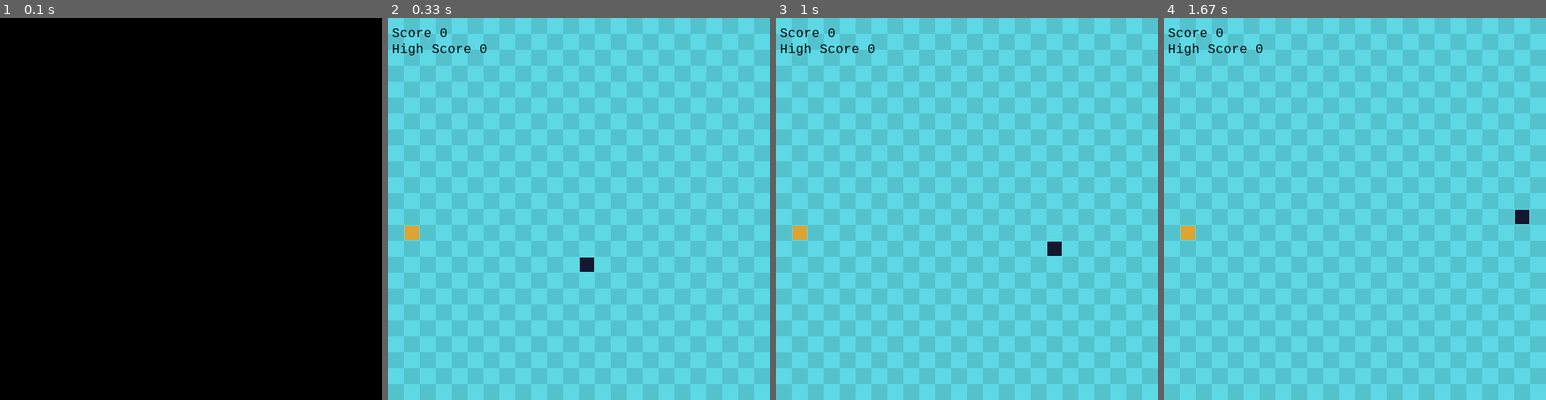
Above: before the commit, frames 1-4 (left to right).
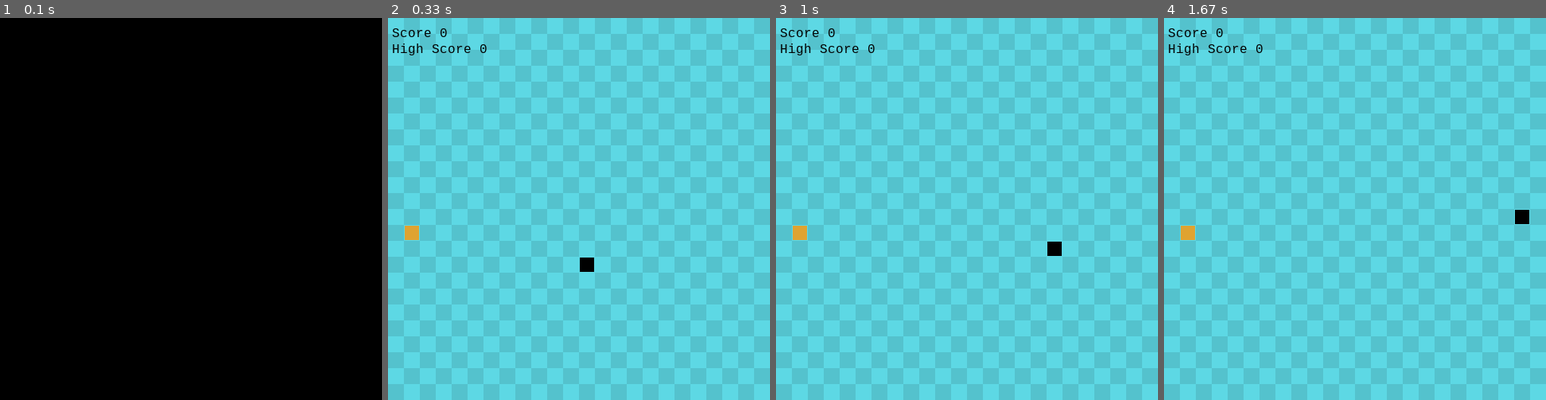
Above: after the commit, the same moments.

Repository: SamuelKhoo2003/Mini-Arcade
Game: pygame game, started from snake/snake.py
The game is run twice, just before and just after one commit, with the same random seed, the same clock (stepped at 60 frames per second) and the same inputs.
Inputs:
- Up to frame 1 (0.1 s): no input
- Up to frame 2 (0.33 s): no input
- Up to frame 3 (1 s): hold Right 0.33-0.8 s; hold Up from 0.83 s (still down)
- Up to frame 4 (1.67 s): release Up at 1.13 s; hold Right 1.17-1.63 s

Frame 1 is identical in both runs. In frame 2, 0.1% of the frame differs, in the area x 50-54%, y 62-67%; in frame 3, 0.1%; in frame 4, 0.1%.

Commit message:
refactor: changed colors to be in dictionary instead of magic

Diff:
--- a/snake/snake.py
+++ b/snake/snake.py
@@ -14,13 +14,20 @@
 left = (-1,0)
 right = (1,0)
 
+colors = {
+    "black": (0, 0, 0),
+    "snake": (17, 24, 47),
+    "food": (223, 163, 49),
+    "gridLight": (93,216, 228),
+    "gridDark": (84,194,205),
+}
 
 class Snake():
     def __init__(self):
         self.length = 1
         self.positions = [((screenWidth/2), (screenHeight/2))]
         self.direction = random.choice([up, down, left, right])
-        self.color = (17, 24, 47)
+        self.color = colors["black"]
         self.score = 0
 
     def get_head_position(self):
@@ -53,7 +60,7 @@
         for p in self.positions:
             r = pygame.Rect((p[0], p[1]), (gridSize,gridSize))
             pygame.draw.rect(surface, self.color, r)
-            pygame.draw.rect(surface, (93,216, 228), r, 1)
+            pygame.draw.rect(surface, colors["gridLight"], r, 1)
 
     def handle_keys(self):
         for event in pygame.event.get():
@@ -73,7 +80,7 @@
 class Food():
     def __init__(self):
         self.position = (0,0)
-        self.color = (223, 163, 49)
+        self.color = colors["food"]
         self.randomize_position()
 
     def randomize_position(self):
@@ -82,17 +89,17 @@
     def draw(self, surface):
         r = pygame.Rect((self.position[0], self.position[1]), (gridSize, gridSize))
         pygame.draw.rect(surface, self.color, r)
-        pygame.draw.rect(surface, (93, 216, 228), r, 1)
+        pygame.draw.rect(surface, colors["gridLight"], r, 1)
 
 def drawGrid(surface):
     for y in range(0, int(gridHeight)):
         for x in range(0, int(gridWidth)):
             if (x+y)%2 == 0:
                 r = pygame.Rect((x*gridSize, y*gridSize), (gridSize,gridSize))
-                pygame.draw.rect(surface,(93,216,228), r)
+                pygame.draw.rect(surface, colors["gridLight"], r)
             else:
                 rr = pygame.Rect((x*gridSize, y*gridSize), (gridSize,gridSize))
-                pygame.draw.rect(surface, (84,194,205), rr)
+                pygame.draw.rect(surface, colors["gridDark"], rr)
 
 def main():
     pygame.init()
@@ -123,8 +130,8 @@
         food.draw(surface)
         screen.blit(surface, (0,0))
         highScore = max(snake.score, highScore)
-        scoreText = myfont.render("Score {0}".format(snake.score), 1, (0,0,0)) # the 1 is for antialias boolean
-        highScoreText = myfont.render(f"High Score {highScore}" , 1,  (0, 0, 0))
+        scoreText = myfont.render("Score {0}".format(snake.score), 1, colors["black"]) # the 1 is for antialias boolean
+        highScoreText = myfont.render(f"High Score {highScore}" , 1, colors["black"])
         screen.blit(scoreText, (5,10))
         screen.blit(highScoreText, (5, 30))
         pygame.display.update()
